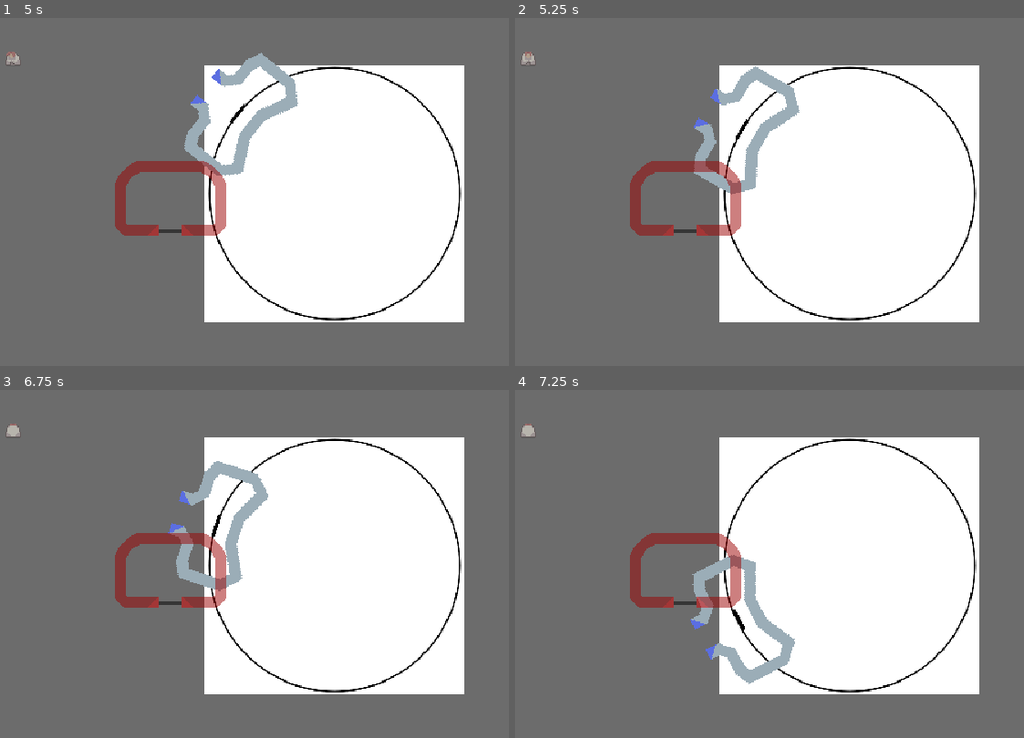
Above: before the commit, frames 1-4 (two rows, left to right).
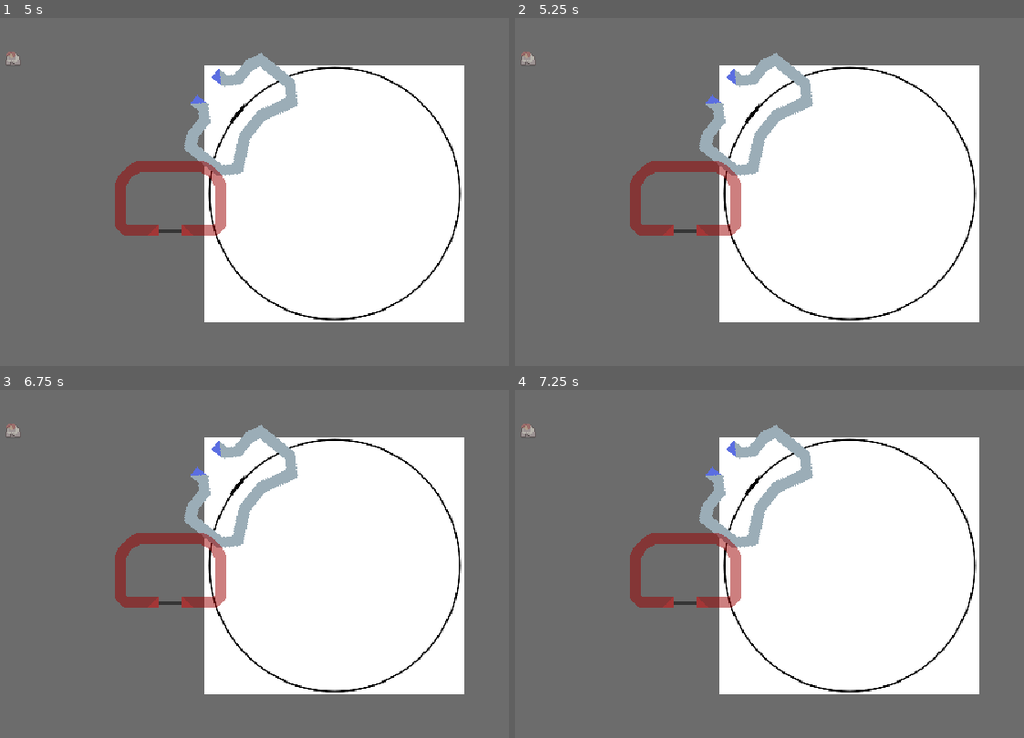
Above: after the commit, the same moments.

Repository: tehelka-gamedev/gmtk-2025
Game: Godot game, scene res://test_scene_tehelka.tscn
Two runs of this game, one before a commit and one after it. Both use one fixed random seed, a clock stepped at 60 frames per second and the inputs below. This scene is started directly instead of the project's main scene. The engine's default icon, where the game draws it, is replaced by a stand-in: a white triangle on a blue panel in a dark square. Sound files missing from this copy of the repository are replaced by a short silence.
Inputs:
- Up to frame 1 (5 s): tap Enter (open_door) at 0.5, 1.35, 2.75, 2.85, 4.25, 4.35 s; hold Right (ui_right) 0.53-1.28 s; tap Space (elevator_toggle_movement) at 0.6, 1.25, 2.1, 3.5, 3.6 s; hold Down (ui_down) 1.28-2.03 s; hold Right (ui_right) 2.03-2.78 s; hold Up (ui_up) 2.78-3.53 s; hold Left (ui_left) from 3.53 s (still down); tap Escape (ui_cancel) at 4.15 s
- Up to frame 2 (5.25 s): tap Space (elevator_toggle_movement) at 5, 5.1 s; release Left (ui_left) at 5.03 s; hold Down (ui_down) from 5.03 s (still down)
- Up to frame 3 (6.75 s): release Down (ui_down) at 5.78 s; hold Right (ui_right) 5.78-6.53 s; tap Enter (open_door) at 5.85 s; hold Up (ui_up) from 6.53 s (still down); tap Space (elevator_toggle_movement) at 6.6 s
- Up to frame 4 (7.25 s): keep holding Up (ui_up)

Frame 1 is identical in both runs. In frame 2, 2.5% of the frame differs, in the area x 1-59%, y 9-51%; in frame 3, 3.1%; in frame 4, 4.2%, in the area x 1-59%, y 9-85%.
Error in both runs: Cannot call method 'get_children' on a null value. (res://scripts/game_manager.gd:11)

Commit message:
add pause menu (only with ESC for now)

Diff:
--- a/godot/main.tscn
+++ b/godot/main.tscn
@@ -12,6 +12,7 @@
 [ext_resource type="Texture2D" uid="uid://ql6m5dp2c24u" path="res://sprites/light.png" id="9_kek77"]
 [ext_resource type="Script" uid="uid://pteuo8nbo47t" path="res://control_panel.gd" id="11_efxa6"]
 [ext_resource type="PackedScene" uid="uid://cyiio111ful15" path="res://ui/mute_sounds_container.tscn" id="12_dg77c"]
+[ext_resource type="PackedScene" uid="uid://cf2nexjie7s88" path="res://ui/pause/PauseMenu.tscn" id="13_ycdy4"]
 
 [sub_resource type="CanvasItemMaterial" id="CanvasItemMaterial_5vw27"]
 particles_animation = true
@@ -181,6 +182,9 @@
 offset_left = -98.0
 offset_bottom = 63.0
 
+[node name="PauseMenu" parent="HUD" instance=ExtResource("13_ycdy4")]
+visible = false
+
 [connection signal="timeout" from="World/NPCSpawnTimer" to="." method="_on_npc_spawn_timer_timeout"]
 [connection signal="pressed" from="HUD/ControlPanel/VBoxContainer/OpenGates" to="HUD/ControlPanel" method="_on_open_gates_pressed"]
 [connection signal="pressed" from="HUD/ControlPanel/VBoxContainer/CloseGates" to="HUD/ControlPanel" method="_on_close_gates_pressed"]
--- a/godot/scripts/game_manager.gd
+++ b/godot/scripts/game_manager.gd
@@ -16,130 +16,134 @@
 var current_npc_count: int = 0
 
 func _ready() -> void:
-	randomize()
+    randomize()
 
-	if elevator == null:
-		push_error("no elevator")
-		return
+    if elevator == null:
+        push_error("no elevator")
+        return
 
-	AudioManager.play_music(SoundBank.background_music)
-	# mute for now
-	AudioManager.mute_bgm(true)
+    AudioManager.play_music(SoundBank.background_music)
+    # mute for now
+    AudioManager.mute_bgm(true)
 
-	for i in range(starting_npc_count):
-		_spawn_npc()
+    for i in range(starting_npc_count):
+        _spawn_npc()
 
-	elevator.door_opened.connect(_on_elevator_door_opened)
-	_restart_npc_spawn_timer()
+    elevator.door_opened.connect(_on_elevator_door_opened)
+    _restart_npc_spawn_timer()
 
-	_control_panel.set_speed_cursor(elevator.current_speed)
-	_control_panel.speed_cursor_changed.connect(elevator.on_speed_value_changed)
-	_control_panel.open_gates_pressed.connect(elevator.on_open_gates)
-	_control_panel.close_gates_pressed.connect(elevator.on_close_gates)
-	_control_panel.start_elevator_pressed.connect(elevator.on_start_elevator)
-	_control_panel.stop_elevator_pressed.connect(elevator.on_stop_elevator)
+    _control_panel.set_speed_cursor(elevator.current_speed)
+    _control_panel.speed_cursor_changed.connect(elevator.on_speed_value_changed)
+    _control_panel.open_gates_pressed.connect(elevator.on_open_gates)
+    _control_panel.close_gates_pressed.connect(elevator.on_close_gates)
+    _control_panel.start_elevator_pressed.connect(elevator.on_start_elevator)
+    _control_panel.stop_elevator_pressed.connect(elevator.on_stop_elevator)
 
 
 func _spawn_npc() -> void:
-	var non_full_rooms: Array[Room] = []
-	for room: Room in rooms:
-		if not room.slot_manager.is_full():
-			non_full_rooms.append(room)
+    var non_full_rooms: Array[Room] = []
+    for room: Room in rooms:
+        if not room.slot_manager.is_full():
+            non_full_rooms.append(room)
 
-	if len(non_full_rooms) == 0:
-		return
+    if len(non_full_rooms) == 0:
+        return
 
-	var random_room: Room = non_full_rooms.pick_random()
-	var spawn_position: Vector2 = random_room.npc_spawn.global_position
-	var npc: NPC = NPC_class.instantiate()
-	_npcs.add_child(npc)
-	npc.position = spawn_position
+    var random_room: Room = non_full_rooms.pick_random()
+    var spawn_position: Vector2 = random_room.npc_spawn.global_position
+    var npc: NPC = NPC_class.instantiate()
+    _npcs.add_child(npc)
+    npc.position = spawn_position
 
-	var available_colors: Array = Enum.NPCColors.values()
-	available_colors.erase(random_room.color)
-	npc.color = available_colors.pick_random()
+    var available_colors: Array = Enum.NPCColors.values()
+    available_colors.erase(random_room.color)
+    npc.color = available_colors.pick_random()
 
-	var slot: Slot = random_room.slot_manager.get_first_available_slot()
-	random_room.add_npc_inside(npc, slot)
-	npc.go_to_slot(slot)
+    var slot: Slot = random_room.slot_manager.get_first_available_slot()
+    random_room.add_npc_inside(npc, slot)
+    npc.go_to_slot(slot)
 
 func _on_elevator_door_opened() -> void:
-	var snapped_room: Room = elevator.get_snapped_room()
-	if snapped_room == null:
-		return # do nothing, if somehow the door opened without snapping
+    var snapped_room: Room = elevator.get_snapped_room()
+    if snapped_room == null:
+        return # do nothing, if somehow the door opened without snapping
 
-	# Start releasing people
-	var spawn_point:Marker2D = snapped_room.get_spawn_point()
-	var npc_to_release: NPC = null
+    # Start releasing people
+    var spawn_point:Marker2D = snapped_room.get_spawn_point()
+    var npc_to_release: NPC = null
 
-	# Find first npc with matching colour
-	var filter_to_room_color: Callable = func(npcs: Array[NPC]):
-		# iterate backward for better performance (negligible, but still)
-		for i in range(len(npcs)-1, -1, -1):
-			if npcs[i].color == snapped_room.color:
-				return npcs.pop_at(i)
-		return null
+    # Find first npc with matching colour
+    var filter_to_room_color: Callable = func(npcs: Array[NPC]):
+        # iterate backward for better performance (negligible, but still)
+        for i in range(len(npcs)-1, -1, -1):
+            if npcs[i].color == snapped_room.color:
+                return npcs.pop_at(i)
+        return null
 
-	elevator.start_loading_people()
-	while not elevator.is_empty():
-		# TODO: add a filter to only let people that want to leave out
-		npc_to_release = elevator.pop_npc_from_inside(filter_to_room_color)
+    elevator.start_loading_people()
+    while not elevator.is_empty():
+        # TODO: add a filter to only let people that want to leave out
+        npc_to_release = elevator.pop_npc_from_inside(filter_to_room_color)
 
-		# no more matching the filter, stop
-		if npc_to_release == null:
-			break
+        # no more matching the filter, stop
+        if npc_to_release == null:
+            break
 
-		var targets: Array[Node2D] = [
-			elevator.get_entrance_position(),
-			snapped_room.get_entrance_position(),
-			spawn_point,
-			]
-		npc_to_release.exiting = true
-		npc_to_release.state_machine.transition_to(
-			NPCStatesUtil.StatesName.move_to,
-			{
-				NPCStatesUtil.Message.target: targets
-			}
-		)
-		await npc_to_release.arrived_at_slot
+        var targets: Array[Node2D] = [
+            elevator.get_entrance_position(),
+            snapped_room.get_entrance_position(),
+            spawn_point,
+            ]
+        npc_to_release.exiting = true
+        npc_to_release.state_machine.transition_to(
+            NPCStatesUtil.StatesName.move_to,
+            {
+                NPCStatesUtil.Message.target: targets
+            }
+        )
+        await npc_to_release.arrived_at_slot
 
-	_on_all_npc_released()
+    _on_all_npc_released()
 
 func _on_all_npc_released() -> void:
-	var snapped_room: Room = elevator.get_snapped_room()
-	if snapped_room == null:
-		return # do nothing, if somehow the door opened without snapping
+    var snapped_room: Room = elevator.get_snapped_room()
+    if snapped_room == null:
+        return # do nothing, if somehow the door opened without snapping
 
-	# Start entering the elevator
-	var npc_to_enter: NPC = null
+    # Start entering the elevator
+    var npc_to_enter: NPC = null
 
-	while not elevator.is_full() and not snapped_room.is_empty():
-		npc_to_enter = snapped_room.pop_npc_from_inside()
+    while not elevator.is_full() and not snapped_room.is_empty():
+        npc_to_enter = snapped_room.pop_npc_from_inside()
 
-		# elevator is not full so there is at least one slot
-		var slot = elevator.slot_manager.get_first_available_slot() # not null :)
-		elevator.add_npc_inside(npc_to_enter, slot)
-		var targets: Array[Node2D] = [
-			snapped_room.get_entrance_position(),
-			elevator.get_entrance_position(),
-			slot,
-			]
-		npc_to_enter.state_machine.transition_to(
-			NPCStatesUtil.StatesName.move_to,
-			{
-				NPCStatesUtil.Message.target: targets
-			}
-		)
-		await npc_to_enter.arrived_at_slot
+        # elevator is not full so there is at least one slot
+        var slot = elevator.slot_manager.get_first_available_slot() # not null :)
+        elevator.add_npc_inside(npc_to_enter, slot)
+        var targets: Array[Node2D] = [
+            snapped_room.get_entrance_position(),
+            elevator.get_entrance_position(),
+            slot,
+            ]
+        npc_to_enter.state_machine.transition_to(
+            NPCStatesUtil.StatesName.move_to,
+            {
+                NPCStatesUtil.Message.target: targets
+            }
+        )
+        await npc_to_enter.arrived_at_slot
 
-	elevator.stop_loading_people()
+    elevator.stop_loading_people()
 
 
 func _on_npc_spawn_timer_timeout() -> void:
-	_spawn_npc()
-	_restart_npc_spawn_timer()
+    _spawn_npc()
+    _restart_npc_spawn_timer()
 
 
 func _restart_npc_spawn_timer() -> void:
-	var random_respawn_time: float = randf_range(MIN_NPC_RESPAWN_TIME, MAX_NPC_RESPAWN_TIME)
-	_npc_spawn_timer.start(random_respawn_time)
+    var random_respawn_time: float = randf_range(MIN_NPC_RESPAWN_TIME, MAX_NPC_RESPAWN_TIME)
+    _npc_spawn_timer.start(random_respawn_time)
+
+func _unhandled_input(event):
+    if event.is_action_pressed("ui_cancel"):
+        Events.pause()
--- /dev/null
+++ b/godot/ui/pause/PauseMenu.tscn
@@ -0,0 +1,58 @@
+[gd_scene load_steps=2 format=3 uid="uid://cf2nexjie7s88"]
+
+[ext_resource type="Script" uid="uid://5yefjxntjaqg" path="res://ui/pause/pause_menu.gd" id="1_uvfcf"]
+
+[node name="PauseMenu" type="ColorRect"]
+anchors_preset = 15
+anchor_right = 1.0
+anchor_bottom = 1.0
+grow_horizontal = 2
+grow_vertical = 2
+size_flags_horizontal = 3
+size_flags_vertical = 3
+color = Color(0, 0, 0, 0.713726)
+script = ExtResource("1_uvfcf")
+
+[node name="MarginContainer" type="MarginContainer" parent="."]
+layout_mode = 1
+anchors_preset = 15
+anchor_right = 1.0
+anchor_bottom = 1.0
+grow_horizontal = 2
+grow_vertical = 2
+
+[node name="VBoxContainer" type="VBoxContainer" parent="MarginContainer"]
+layout_mode = 2
+theme_override_constants/separation = 64
+
+[node name="Label" type="Label" parent="MarginContainer/VBoxContainer"]
+layout_mode = 2
+theme_override_font_sizes/font_size = 64
+text = "PAUSE"
+horizontal_alignment = 1
+vertical_alignment = 1
+
+[node name="VBoxContainer" type="VBoxContainer" parent="MarginContainer/VBoxContainer"]
+layout_mode = 2
+size_flags_horizontal = 4
+size_flags_vertical = 6
+
+[node name="HBoxContainer" type="HBoxContainer" parent="MarginContainer/VBoxContainer/VBoxContainer"]
+layout_mode = 2
+
+[node name="buttonA" type="TextureRect" parent="MarginContainer/VBoxContainer/VBoxContainer/HBoxContainer"]
+layout_mode = 2
+
+[node name="Label" type="Label" parent="MarginContainer/VBoxContainer/VBoxContainer/HBoxContainer"]
+layout_mode = 2
+text = "Resume"
+
+[node name="HBoxContainer2" type="HBoxContainer" parent="MarginContainer/VBoxContainer/VBoxContainer"]
+layout_mode = 2
+
+[node name="buttonB" type="TextureRect" parent="MarginContainer/VBoxContainer/VBoxContainer/HBoxContainer2"]
+layout_mode = 2
+
+[node name="Label" type="Label" parent="MarginContainer/VBoxContainer/VBoxContainer/HBoxContainer2"]
+layout_mode = 2
+text = "Return to main menu"
--- /dev/null
+++ b/godot/ui/pause/pause_menu.gd
@@ -0,0 +1,28 @@
+class_name PauseMenu
+extends ColorRect
+
+
+# Called when the node enters the scene tree for the first time.
+func _ready() -> void:
+	process_mode = Node.PROCESS_MODE_ALWAYS # important, otherwise pause menu will be paused :o)
+	Events.pause_game.connect(_on_pause)
+	Events.unpause_game.connect(_on_unpause)
+
+func _unhandled_input(event: InputEvent) -> void:
+	if not visible:
+		return
+
+	if event.is_action_pressed("ui_cancel"):
+		get_viewport().set_input_as_handled()
+		Events.unpause()
+	# elif event.is_action_pressed("exit"):
+	# 	get_viewport().set_input_as_handled()
+	# 	Events.unpause()
+	# 	Events.return_to_main_menu.emit()
+
+
+func _on_pause() -> void:
+	show()
+
+func _on_unpause() -> void:
+	hide()
Not shown: 1 places in godot/main.tscn that only renumber resources
Not shown, added: godot/ui/pause/pause_menu.gd.uid
